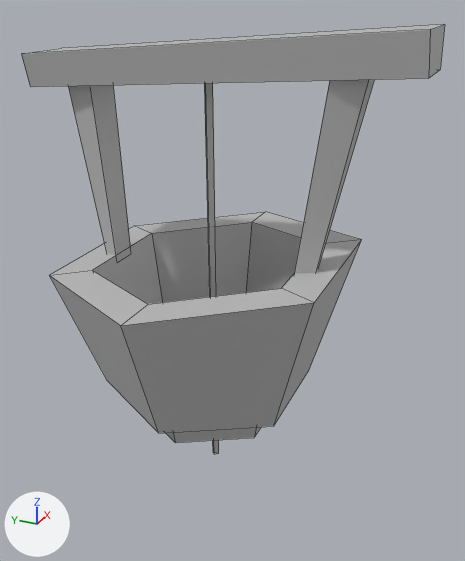
A saved change to the FBX model ChivalryIsDead/Assets/Art/Environment/well/well.fbx.
Rendered twice from a 50 mm camera at (-2.61, -1.31, 1.75) aimed at (0.02, -0.12, 0.43). Lighting does not change. The marker at lower left points along +X, +Y and +Z. Mesh edges are drawn as thin lines. Where no turn or scale is listed for an object, it has been applied to the vertices.
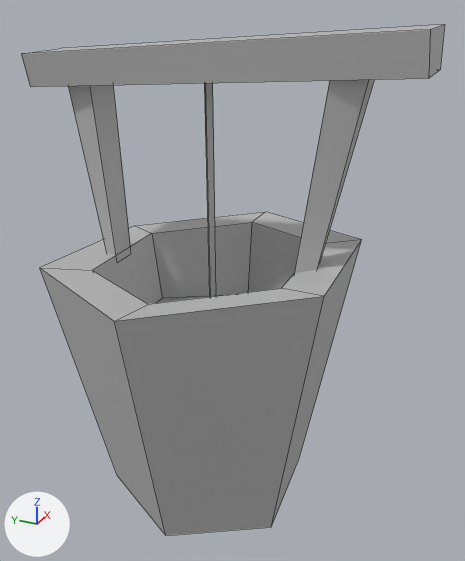
Commit message: well fix

Where the newer file only moved an object's origin or applied its transform, the numbers keep the older frame.

Pixel boxes (x1, y1, x2, y2) of what changed, in the pictures (465 x 561 px):
'pCylinder1', reshaped, rescaled (40% taller)
    before: (49, 212, 361, 443)
    after: (40, 212, 361, 535)

The change, as a list of edits to the scene's bpy script:
```text
Change me_mesh:
    used by ob_pcylinder1; parent = ob_well_01; location = (0.0, 0.0, 0.0); scale = (53.9, 53.9, 53.9)
    remove me_mesh.from_pydata(...)  # 24 vertices, 20 faces; spans x -1.43..1.43, y -0.56..1.11, z -1.23..1.23
    add me_mesh.from_pydata(...)  # 24 vertices, 20 faces; spans x -80.6..76.89, y -78.46..64.32, z -70.54..70.54
    me_mesh part 1: 24 of 24 vertices moved; they spanned x -1.43..1.43, y -0.56..1.11, z -1.23..1.23 and now span x -80.6..76.89, y -78.46..64.32, z -70.54..70.54; mean shift (-0.2, 10.9, -0.17); largest move (-0.71, 1.11, 1.23) -> (-39.7, 64.32, 70.54)
Change ob_pcylinder1:
    ob_pcylinder1.scale: (53.9, 53.9, 53.9) -> (1.0, 1.0, 1.0)
```
